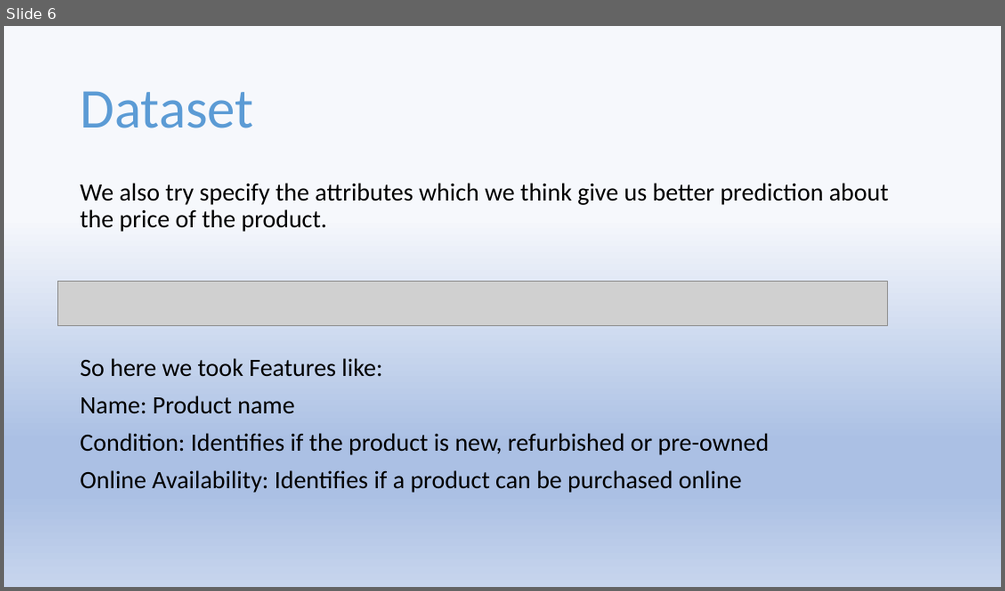
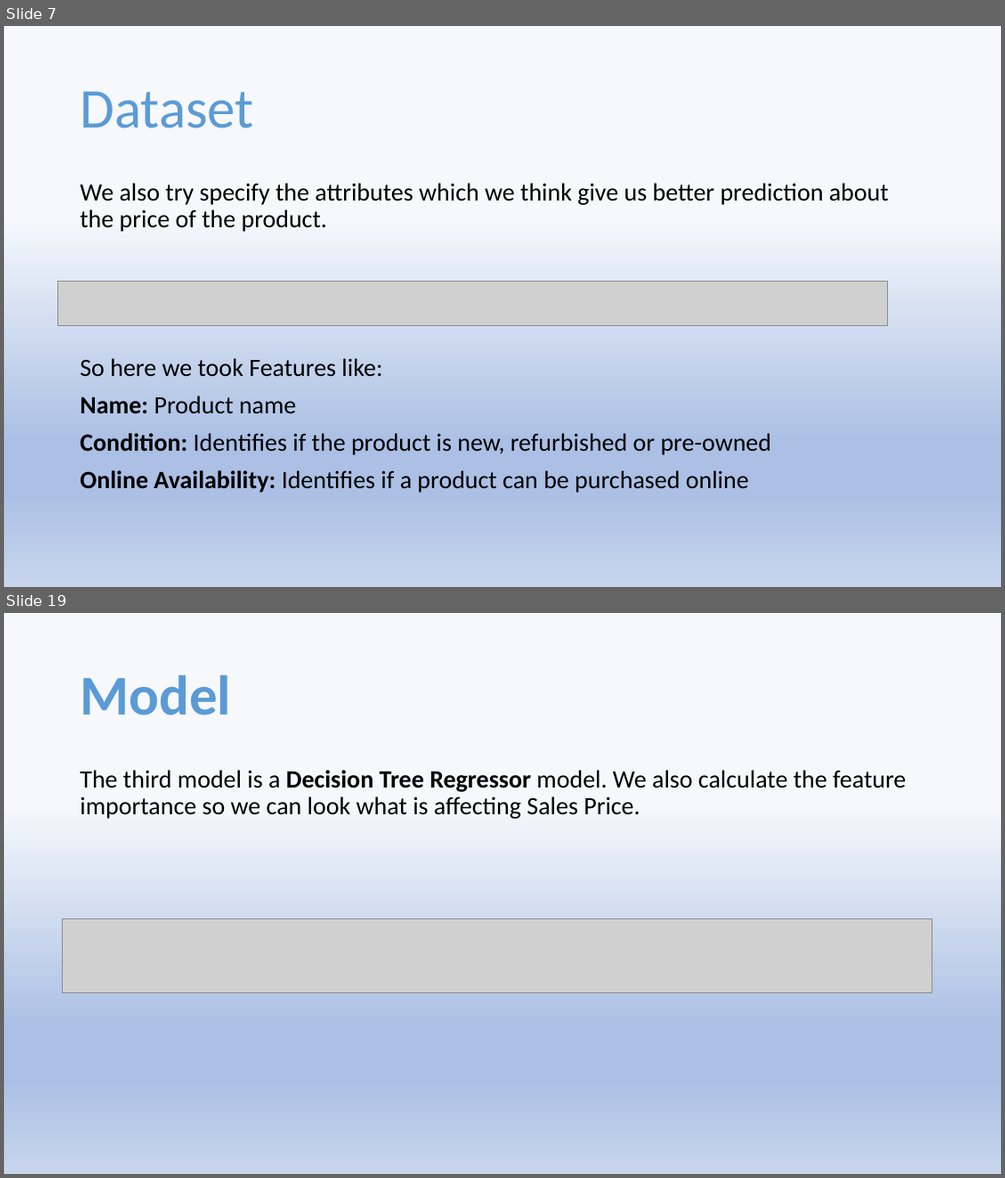
Before and after one commit to Pratyushnayak/Best-Buy-Price, a slide deck: Best Buy.pptx. Shown one above the other, each under a label of ours: slide 6 before the commit, slides 7 and 19 after it; the slides between them are not shown. The pictures are 1005x591 and 1005x1178 pixels, drawn with LibreOffice and Linux fonts; fonts in the diff are those of the drawing; grey boxes stand for pictures. Boxes give left, top, right and bottom in pixels: in the first picture for what was removed or moved away, otherwise in the second. Text is boxed around its words. In the diff, an @@ line names an element or a change of style, - is before the commit and + after.

```diff
--- a/Best Buy.pptx
+++ b/Best Buy.pptx
@@ slide 19 added at (x1=4, y1=613, x2=1001, y2=1174), background gradient #F6F8FC to #ABC0E4 to #C7D5ED @@
@@ title added at (x1=80, y1=675, x2=231, y2=715), 54 pt, text gradient #1F4E79 to #5B9BD5 to #9DC3E6, bold @@
+Model
@@ text added at (x1=80, y1=770, x2=906, y2=819), 24 pt, text #000000 @@
+The third model is a Decision Tree Regressor model. We also calculate the feature importance so we can look what is affecting Sales Price.
@@ picture added at (x1=63, y1=919, x2=933, y2=993) @@
@@ what was slide 6 is now slide 7 @@
@@ slide 7 changed as well @@
@@ text at (x1=80, y1=395, x2=772, y2=492): bold on in "Name:", "Condition:", "Online Availability:" @@
```
Also in this commit, not shown: 1 other slide changed, 14 other slides added, 1 slide removed.
